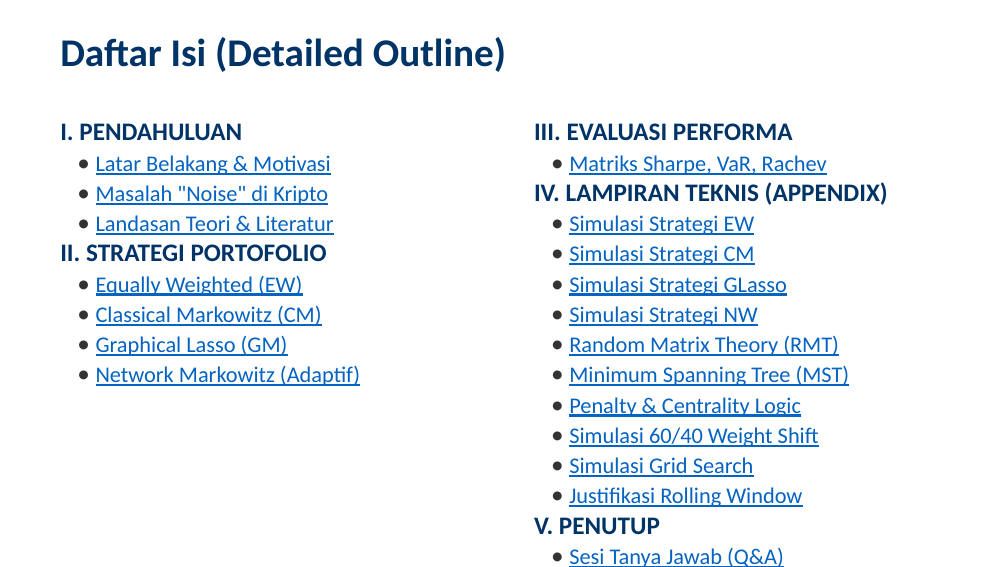
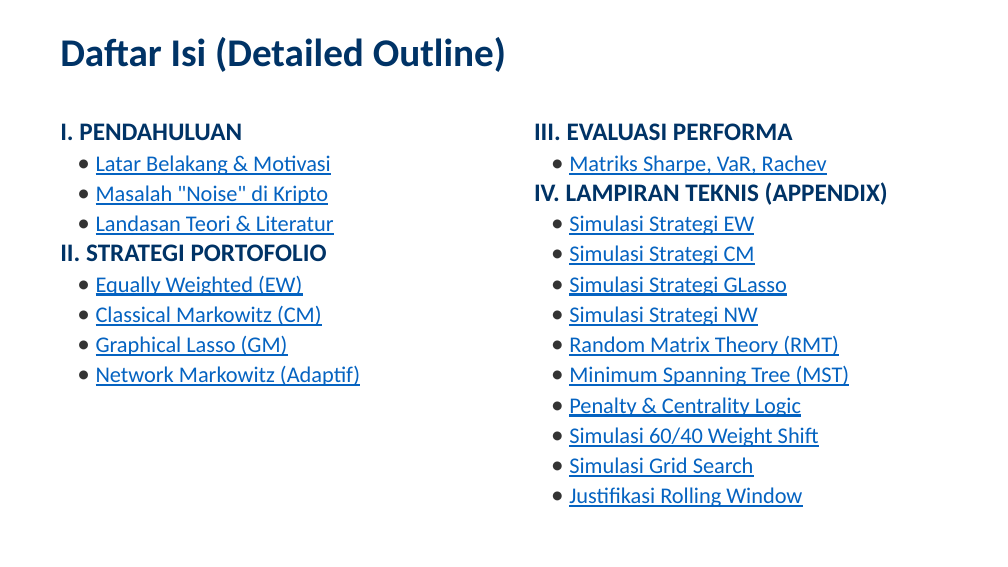
Before and after one commit to ragilrojo/RepoThesis, a slide deck: slide 2 of Presentasi_Proposal_Update.pptx. Drawn at 1008x567 pixels with LibreOffice and Linux fonts; fonts in the diff are those of the drawing. Boxes give left, top, right and bottom in pixels: in the first picture for what was removed or moved away, otherwise in the second. Text is boxed around its words. In the diff, an @@ line names an element or a change of style, - is before the commit and + after.

```diff
--- a/Presentasi_Proposal_Update.pptx
+++ b/Presentasi_Proposal_Update.pptx
@@ text at <box>534,517,784,567</box>: paragraphs removed @@
-V. PENUTUP
-• Sesi Tanya Jawab (Q&A)
```
Also in this commit, not shown: 1 other file.
